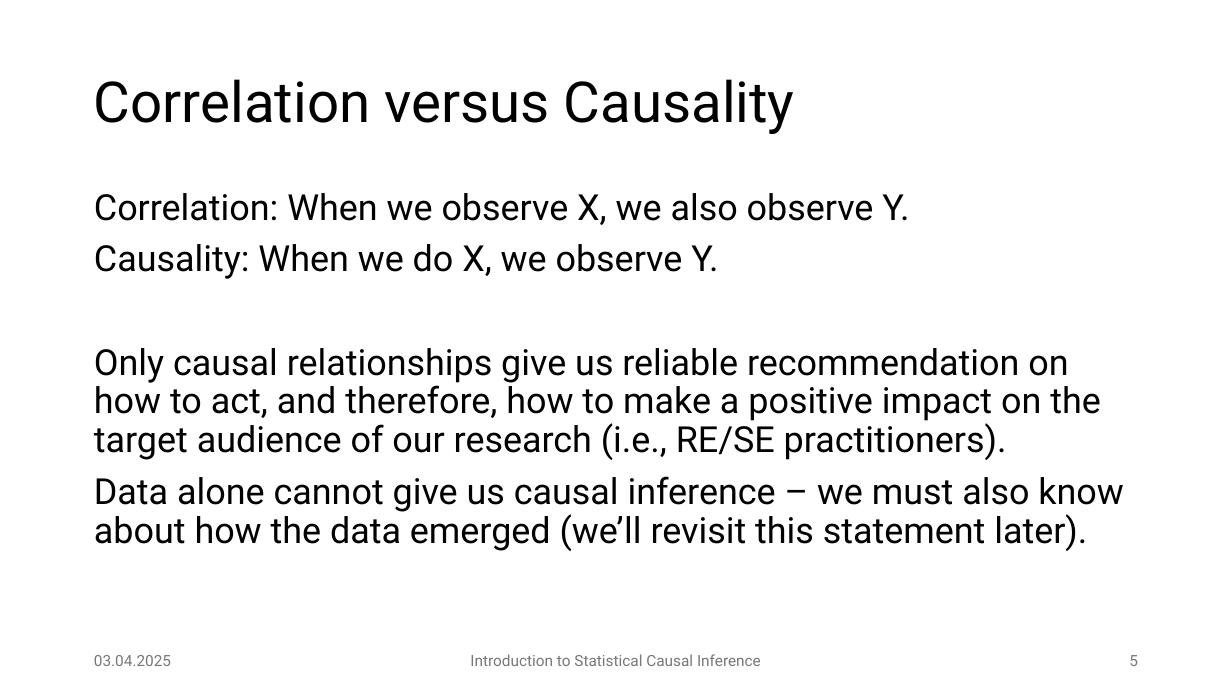
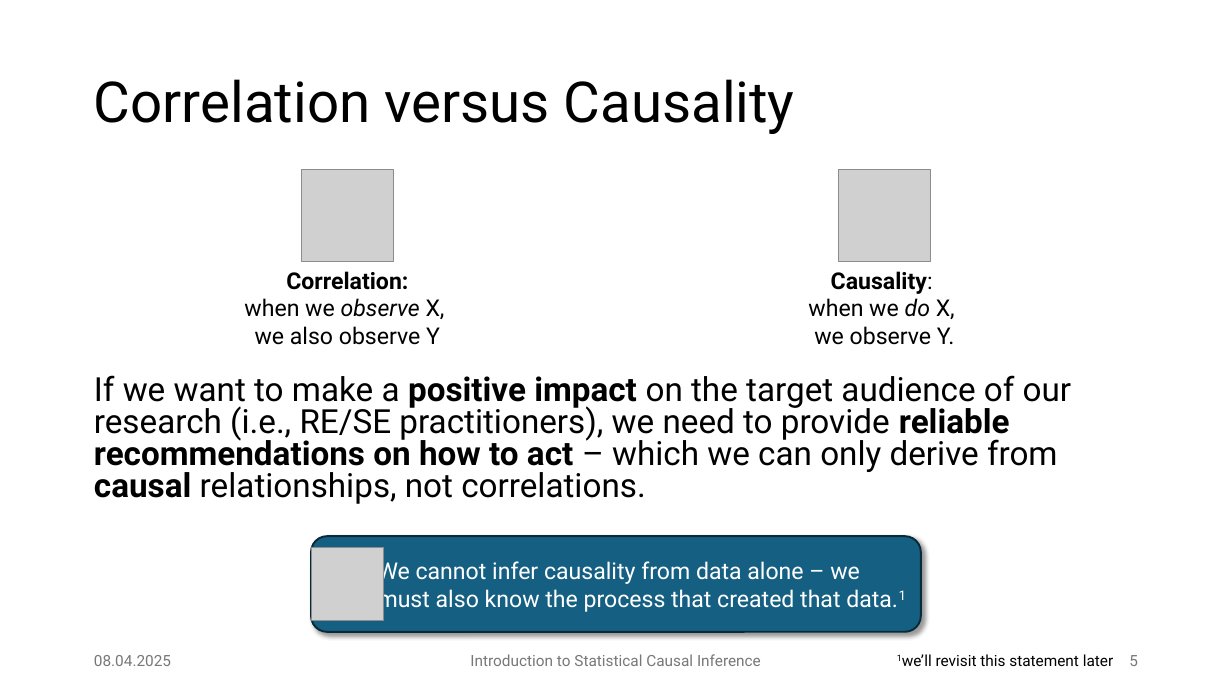
Before and after one commit to JulianFrattini/bda4sci, a slide deck: slide 5 of version2/slides/intro-sci.pptx. Drawn at 1232x693 pixels with LibreOffice and Linux fonts; fonts in the diff are those of the drawing; grey boxes stand for pictures. Boxes give left, top, right and bottom in pixels: in the first picture for what was removed or moved away, otherwise in the second. Text is boxed around its words. In the diff, an @@ line names an element or a change of style, - is before the commit and + after.

```diff
--- a/version2/slides/intro-sci.pptx
+++ b/version2/slides/intro-sci.pptx
@@ picture added at (301, 169, 394, 262) @@
@@ picture added at (838, 169, 931, 262) @@
@@ text added at (244, 271, 445, 345), 18 pt, text #000000 @@
+Correlation:
+when we observe X,
+we also observe Y
@@ text added at (808, 271, 955, 345), 18 pt, text #000000 @@
+Causality:
+when we do X,
+we observe Y.
@@ text at (94, 375, 1072, 504): text changed; size 28 to 25.9 pt @@
-Correlation: When we observe X, we also observe Y.
-Causality: When we do X, we observe Y.
-Only causal relationships give us reliable recommendation on how to act, and therefore, how to make a positive impact on the target audience of our research (i.e., RE/SE practitioners).
-Data alone cannot give us causal inference – we must also know about how the data emerged (we’ll revisit this statement later).
+If we want to make a positive impact on the target audience of our research (i.e., RE/SE practitioners), we need to provide reliable recommendations on how to act – which we can only derive from causal relationships, not correlations.
@@ rounded rectangle added at (311, 536, 921, 632), fill #156082, outline #092A39 1.5 pt, 18 pt, text #FFFFFF @@
+We cannot infer causality from data alone – we must also know the process that created that data.1
@@ picture added at (311, 548, 384, 621) @@
@@ text at (94, 655, 171, 666): text changed @@
-03.04.2025
+08.04.2025
@@ text added at (902, 654, 1113, 666), 12 pt, text #000000 @@
+1we’ll revisit this statement later
```
Also in this commit, not shown: 32 other slides changed, 10 slides added, 1 other file.
